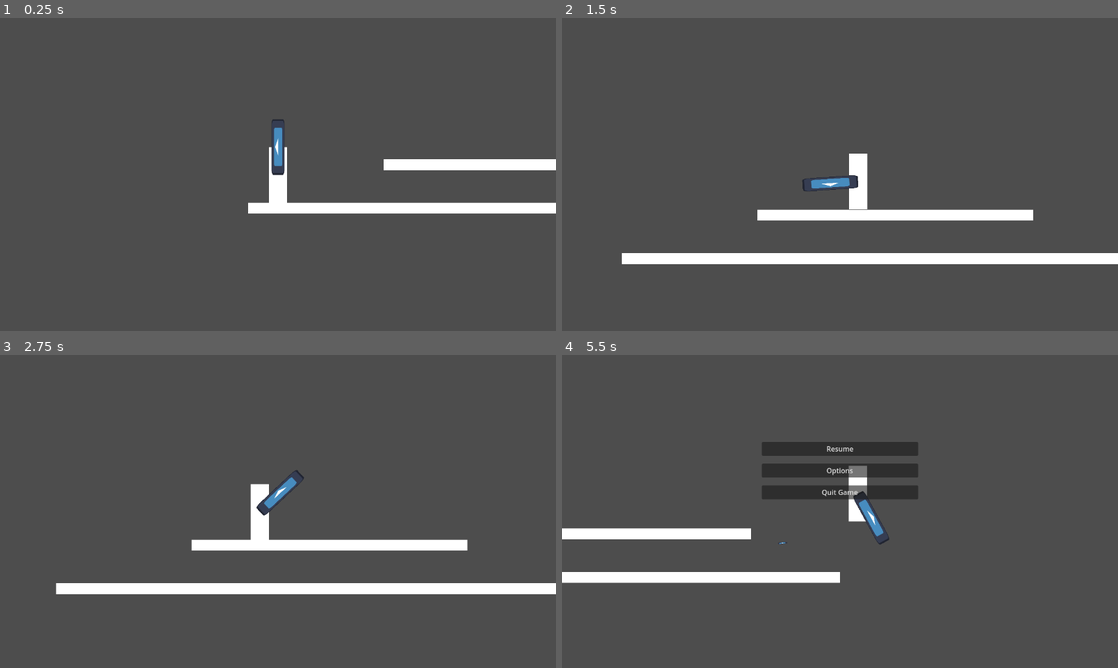
Above: before the commit, frames 1-4 (two rows, left to right).
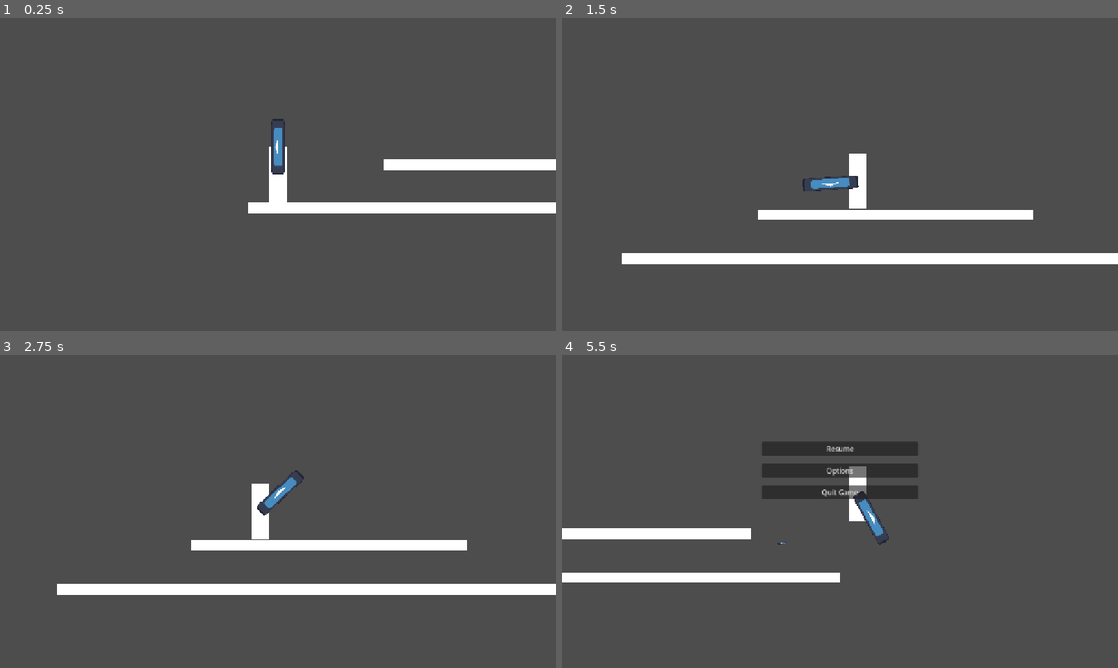
Above: after the commit, the same moments.

Repository: Shynkos/Senior-Design-Project
Game: Godot game, scene res://scenes/temp_level.tscn
The game is run twice, just before and just after one commit, with the same random seed, the same clock (stepped at 60 frames per second) and the same inputs. The engine's default icon, where the game draws it, is replaced by a stand-in: a white triangle on a blue panel in a dark square.
Inputs (mouse positions are in pixels of both pictures, inside the frame that each line leads up to):
- Up to frame 1 (0.25 s): no input
- Up to frame 2 (1.5 s): tap Enter at 0.5 s; move the mouse to (962, 158) at 0.52 s; hold E (Interact) 0.53-1.28 s; hold D (Move right) from 0.53 s (still down); tap Space (Jump) at 0.77, 0.8, 1.07, 1.35 s; move the mouse to (728, 190) at 1.27 s
- Up to frame 3 (2.75 s): tap Space (Jump) at 1.52, 1.82, 2.3 s; tap E (Interact) at 1.55 s; move the mouse to (333, 442) at 2.02 s; release D (Move right) at 2.03 s; hold A (Move left) from 2.03 s (still down); click (333, 442) at 2.1 s
- Up to frame 4 (5.5 s): move the mouse to (812, 574) at 2.77 s; release A (Move left) at 2.78 s; hold D (Move right) 2.78-4.28 s; tap E (Interact) at 2.85, 4.55 s; tap Space (Jump) at 3.02, 3.32, 3.77, 3.8, 4.07, 4.35, 4.52, 4.82, 5.3 s; move the mouse to (1006, 558) at 3.52 s; hold E (Interact) 3.53-4.28 s; tap Escape (Pause) at 4.15 s; move the mouse to (673, 464) at 4.27 s; hold A (Move left) 4.28-5.03 s; move the mouse to (867, 511) at 5.02 s; hold D (Move right) from 5.03 s (still down); click (867, 511) at 5.1 s

The runs differ from the first frame. In frame 1, 0.2% of the frame differs, in the area x 44-100%, y 32-60%; in frame 2, 0.3%; in frame 3, 0.6%, in the area x 10-100%, y 37-77%; in frame 4, 0.6%.

Commit message:
Video Settings implemented

Diff:
--- a/project.godot
+++ b/project.godot
@@ -19,6 +19,7 @@
 
 window/size/viewport_width=1280
 window/size/viewport_height=720
+window/stretch/mode="canvas_items"
 window/vsync/vsync_mode=0
 
 [editor]
--- a/scenes/controls_menu.gd
+++ b/scenes/controls_menu.gd
@@ -1,4 +1,5 @@
 extends CanvasLayer
+
 
 signal back
 
@@ -20,22 +21,38 @@
 
 
 func rebind_action(action: String):
+	# Wait for user input
 	while true:
 		await get_tree().process_frame
 		if Input.is_anything_pressed():
+			# Test if valid key pressed
 			for keycode in range(256):
 				if Input.is_key_pressed(keycode):
-					print(keycode)
+					# New event for keypress
 					var key_event = InputEventKey.new()
 					key_event.keycode = keycode
+
+					# Remap action with new keypress
 					InputMap.action_erase_event(action, InputMap.action_get_events(action)[0])
 					InputMap.action_add_event(action, key_event)
 					break
 			break
+
+		# Cancel key remap
 		if Input.is_key_pressed(KEY_ESCAPE):
 			break
+
+	# Update the UI with new key
 	update_labels()
 
 
 func _on_move_right_pressed():
 	rebind_action("Move right")
+
+
+func _on_move_left_pressed():
+	rebind_action("Move left")
+
+
+func _on_jump_pressed():
+	rebind_action("Jump")
--- a/scenes/controls_menu.tscn
+++ b/scenes/controls_menu.tscn
@@ -43,6 +43,17 @@
 offset_right = -1.4800415
 offset_bottom = 0.07998657
 
+[node name="Interact" type="Button" parent="."]
+anchors_preset = -1
+anchor_left = 0.504
+anchor_top = 0.48600003
+anchor_right = 0.64000005
+anchor_bottom = 0.531
+offset_left = -0.11999512
+offset_top = 0.07998657
+offset_right = -0.20007324
+offset_bottom = -0.32000732
+
 [node name="JumpLabel" type="Label" parent="."]
 anchors_preset = -1
 anchor_left = 0.36200002
@@ -55,6 +66,7 @@
 offset_bottom = 0.07998657
 text = "Jump"
 horizontal_alignment = 1
+vertical_alignment = 1
 
 [node name="MoveLeftLabel" type="Label" parent="."]
 anchors_preset = -1
@@ -68,6 +80,7 @@
 offset_bottom = -0.24002075
 text = "Move Left"
 horizontal_alignment = 1
+vertical_alignment = 1
 
 [node name="MoveRightLabel" type="Label" parent="."]
 anchors_preset = -1
@@ -81,5 +94,22 @@
 offset_bottom = 0.15997314
 text = "Move Right"
 horizontal_alignment = 1
+vertical_alignment = 1
+
+[node name="InteractLabel" type="Label" parent="."]
+anchors_preset = -1
+anchor_left = 0.36200002
+anchor_top = 0.48600003
+anchor_right = 0.49800003
+anchor_bottom = 0.531
+offset_left = -0.36001587
+offset_top = 0.07998657
+offset_right = -0.44006348
+offset_bottom = -0.32000732
+text = "Interact"
+horizontal_alignment = 1
+vertical_alignment = 1
 
 [connection signal="pressed" from="MoveRight" to="." method="_on_move_right_pressed"]
+[connection signal="pressed" from="MoveLeft" to="." method="_on_move_left_pressed"]
+[connection signal="pressed" from="Jump" to="." method="_on_jump_pressed"]
--- a/scenes/options_menu.gd
+++ b/scenes/options_menu.gd
@@ -2,6 +2,8 @@
 
 signal back
 signal controls
+signal video
+
 
 func _process(delta):
 	if Input.is_action_just_pressed("Pause") and visible == true:
@@ -16,3 +18,8 @@
 func _on_control_settings_button_pressed() -> void:
 	visible = !visible
 	controls.emit()
+
+
+func _on_video_settings_button_pressed() -> void:
+	visible = !visible
+	video.emit()
--- a/scenes/options_menu.tscn
+++ b/scenes/options_menu.tscn
@@ -48,3 +48,4 @@
 
 [connection signal="pressed" from="Back Button" to="." method="_on_back_button_pressed"]
 [connection signal="pressed" from="Control Settings Button" to="." method="_on_control_settings_button_pressed"]
+[connection signal="pressed" from="Video Settings Button" to="." method="_on_video_settings_button_pressed"]
--- a/scenes/pause_menu.gd
+++ b/scenes/pause_menu.gd
@@ -1,16 +1,17 @@
 extends CanvasLayer
+
 
 signal options
 
-func _process(delta):
-	pass
 
 func _on_resume_button_pressed():
 	visible = !visible
+
 
 func _on_options_button_pressed():
 	visible = !visible
 	options.emit()
 
+
 func _on_quit_button_pressed() -> void:
 	get_tree().quit()
--- a/scenes/player.gd
+++ b/scenes/player.gd
@@ -1,19 +1,23 @@
 extends CharacterBody2D
+
 
 # gravity and jump velocity
 @export var gravity = 2000.0
 @export var jump_vel = -800.0
 var on_ground = true
+
+
 # preloading projectile
-
 @export var bullet: PackedScene
 func Attack():
 	if Input.is_action_just_pressed("Fire"):
 		get_node("Gun").fire()
 
+
 func _process(delta):
-	if Input.is_action_just_pressed("Pause") and !$ControlsMenu.visible:
+	if Input.is_action_just_pressed("Pause") and !$ControlsMenu.visible and !$VideoMenu.visible:
 		$PauseMenu.visible = !$PauseMenu.visible
+
 
 func _physics_process(delta):
 	# get key input from user
@@ -34,6 +38,7 @@
 	# jump if user presses space
 	if Input.is_action_just_pressed("Jump") and on_ground:
 		velocity.y = jump_vel
+
 	# register attacks
 	Attack();
 	move_and_slide()
@@ -53,3 +58,11 @@
 
 func _on_controls_menu_back():
 	$OptionsMenu.visible = visible
+
+
+func _on_video_menu_back():
+	$OptionsMenu.visible = visible
+
+
+func _on_options_menu_video():
+	$VideoMenu.visible = visible
--- a/scenes/player.tscn
+++ b/scenes/player.tscn
@@ -1,7 +1,8 @@
-[gd_scene load_steps=8 format=3 uid="uid://cesp8xbn0fvnx"]
+[gd_scene load_steps=9 format=3 uid="uid://cesp8xbn0fvnx"]
 
 [ext_resource type="Script" uid="uid://cujmkd7d5hao1" path="res://scenes/player.gd" id="1_g2els"]
 [ext_resource type="Texture2D" uid="uid://c532unsw2rpsd" path="res://textures/Placeholder.jpg" id="2_g2els"]
+[ext_resource type="PackedScene" uid="uid://bxlfg4olb5wys" path="res://scenes/video_menu.tscn" id="3_fjrip"]
 [ext_resource type="PackedScene" uid="uid://p55t88r54536" path="res://gun.tscn" id="3_qhqgy"]
 [ext_resource type="PackedScene" uid="uid://cr4yx7hsy8g63" path="res://scenes/pause_menu.tscn" id="4_dqkch"]
 [ext_resource type="PackedScene" uid="uid://d373lh2hft810" path="res://scenes/options_menu.tscn" id="5_qlg0r"]
@@ -37,7 +38,12 @@
 [node name="ControlsMenu" parent="." instance=ExtResource("6_tuyoq")]
 visible = false
 
+[node name="VideoMenu" parent="." instance=ExtResource("3_fjrip")]
+visible = false
+
 [connection signal="options" from="PauseMenu" to="." method="_on_pause_menu_options"]
 [connection signal="back" from="OptionsMenu" to="." method="_on_options_menu_back"]
 [connection signal="controls" from="OptionsMenu" to="." method="_on_options_menu_controls"]
+[connection signal="video" from="OptionsMenu" to="." method="_on_options_menu_video"]
 [connection signal="back" from="ControlsMenu" to="." method="_on_controls_menu_back"]
+[connection signal="back" from="VideoMenu" to="." method="_on_video_menu_back"]
--- /dev/null
+++ b/scenes/video_menu.gd
@@ -0,0 +1,23 @@
+extends CanvasLayer
+
+signal back
+
+
+func _process(delta):
+	if Input.is_action_just_pressed("Pause") and visible:
+		visible = !visible
+		back.emit()
+
+
+func _on_fullscreen_toggle_toggled(toggled_on: bool):
+	if toggled_on:
+		DisplayServer.window_set_mode(DisplayServer.WINDOW_MODE_FULLSCREEN)
+	else:
+		DisplayServer.window_set_mode(DisplayServer.WINDOW_MODE_WINDOWED)
+
+
+func _on_v_sync_toggle_toggled(toggled_on: bool):
+	if toggled_on:
+		DisplayServer.window_set_vsync_mode(DisplayServer.VSYNC_ENABLED)
+	else:
+		DisplayServer.window_set_vsync_mode(DisplayServer.VSYNC_DISABLED)
--- /dev/null
+++ b/scenes/video_menu.tscn
@@ -0,0 +1,59 @@
+[gd_scene load_steps=2 format=3 uid="uid://bxlfg4olb5wys"]
+
+[ext_resource type="Script" uid="uid://72w5clgltgjw" path="res://scenes/video_menu.gd" id="1_00mv3"]
+
+[node name="VideoMenu" type="CanvasLayer"]
+script = ExtResource("1_00mv3")
+
+[node name="Fullscreen Toggle" type="CheckButton" parent="."]
+anchors_preset = -1
+anchor_left = 0.504
+anchor_top = 0.27800003
+anchor_right = 0.53800005
+anchor_bottom = 0.31100002
+offset_left = -0.11999512
+offset_top = -0.16001892
+offset_right = 0.35992432
+offset_bottom = 8.079987
+
+[node name="Fullscreen Label" type="Label" parent="."]
+anchors_preset = -1
+anchor_left = 0.36200002
+anchor_top = 0.27800003
+anchor_right = 0.49800003
+anchor_bottom = 0.32200003
+offset_left = -0.36001587
+offset_top = -0.16001892
+offset_right = -0.44006348
+offset_bottom = 0.15997314
+text = "Fullscreen"
+horizontal_alignment = 1
+vertical_alignment = 1
+
+[node name="VSync Toggle" type="CheckButton" parent="."]
+anchors_preset = -1
+anchor_left = 0.504
+anchor_top = 0.347
+anchor_right = 0.53800005
+anchor_bottom = 0.39200002
+offset_left = -0.11999512
+offset_top = 0.16000366
+offset_right = 0.35992432
+offset_bottom = -0.24002075
+
+[node name="VSync Label" type="Label" parent="."]
+anchors_preset = -1
+anchor_left = 0.36200002
+anchor_top = 0.347
+anchor_right = 0.49800003
+anchor_bottom = 0.39200002
+offset_left = -0.36001587
+offset_top = 0.16000366
+offset_right = -0.44006348
+offset_bottom = -0.24002075
+text = "VSync"
+horizontal_alignment = 1
+vertical_alignment = 1
+
+[connection signal="toggled" from="Fullscreen Toggle" to="." method="_on_fullscreen_toggle_toggled"]
+[connection signal="toggled" from="VSync Toggle" to="." method="_on_v_sync_toggle_toggled"]
Not shown, added: export_presets.cfg
Not shown, added: scenes/video_menu.gd.uid
